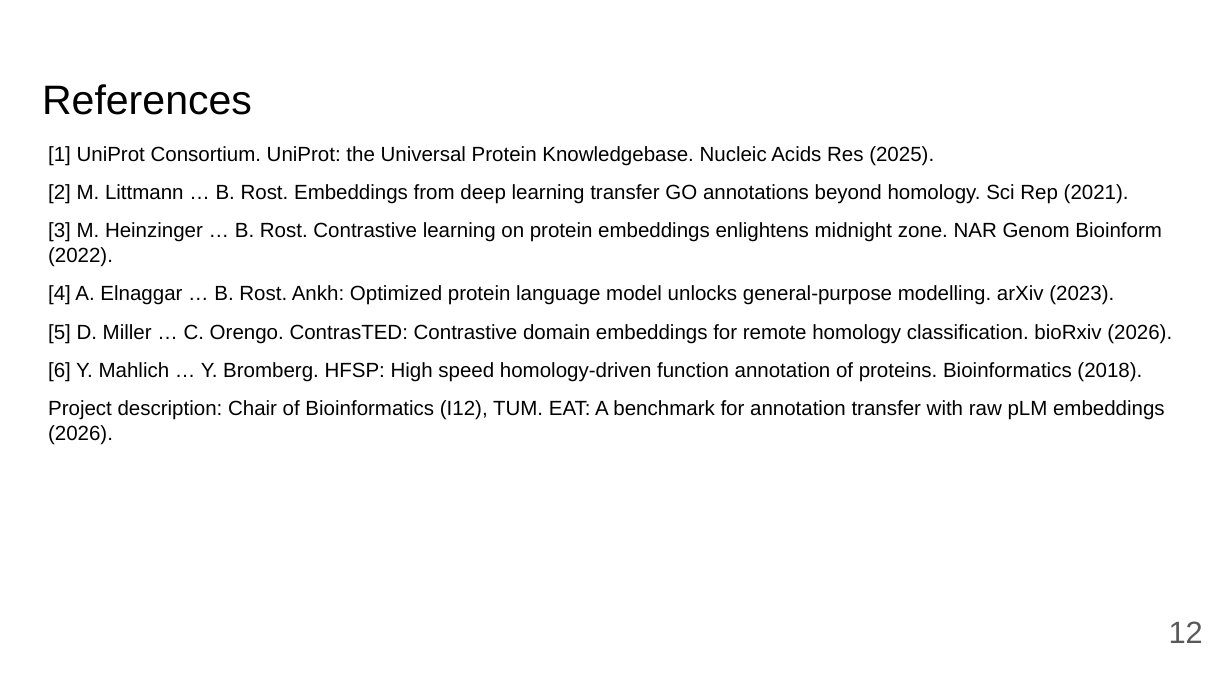
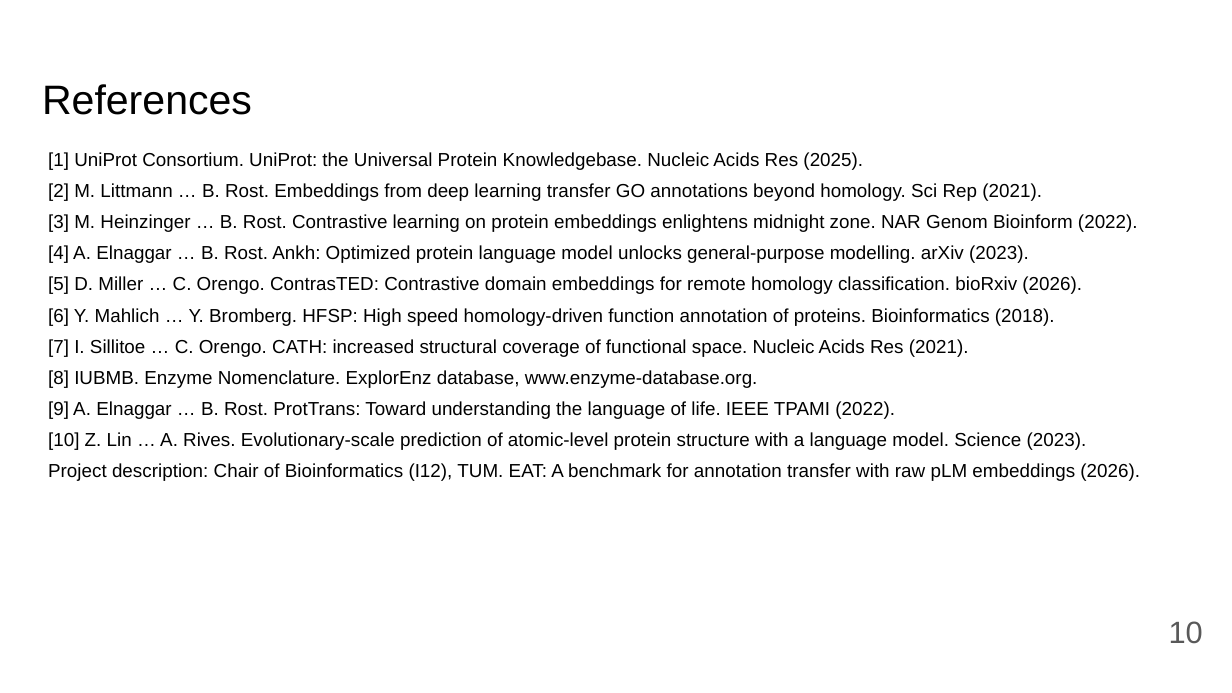
Before and after one commit to Pollysoma/protein-prediction-project-2, a slide deck: slide 10 of presentation/2026-11-02_pitch.pptx (slide 12 before the commit). Drawn at 1232x693 pixels with LibreOffice and Linux fonts; fonts in the diff are those of the drawing. Boxes give left, top, right and bottom in pixels: in the first picture for what was removed or moved away, otherwise in the second. Text is boxed around its words. In the diff, an @@ line names an element or a change of style, - is before the commit and + after.

```diff
--- a/presentation/2026-11-02_pitch.pptx
+++ b/presentation/2026-11-02_pitch.pptx
@@ text at [48, 152, 1140, 481]: size 12 to 11 pt in "[1] UniProt Consortium. UniProt: the Universal Protein ...", "[2] M. Littmann … B. Rost. Embeddings ...", "[3] M. Heinzinger … B. Rost. Contrastive ...", "[4] A. Elnaggar … B. Rost. Ankh: ..." and 3 more places; less space between paragraphs @@
@@ text at [48, 339, 1087, 450]: paragraphs added @@
+[7] I. Sillitoe … C. Orengo. CATH: increased structural coverage of functional space. Nucleic Acids Res (2021).
+[8] IUBMB. Enzyme Nomenclature. ExplorEnz database, www.enzyme-database.org.
+[9] A. Elnaggar … B. Rost. ProtTrans: Toward understanding the language of life. IEEE TPAMI (2022).
+[10] Z. Lin … A. Rives. Evolutionary-scale prediction of atomic-level protein structure with a language model. Science (2023).
@@ page number at [1169, 621, 1203, 644]: text changed @@
-12
+10
```
Also in this commit, not shown: 5 slides added, 7 slides removed, 1 other file.
